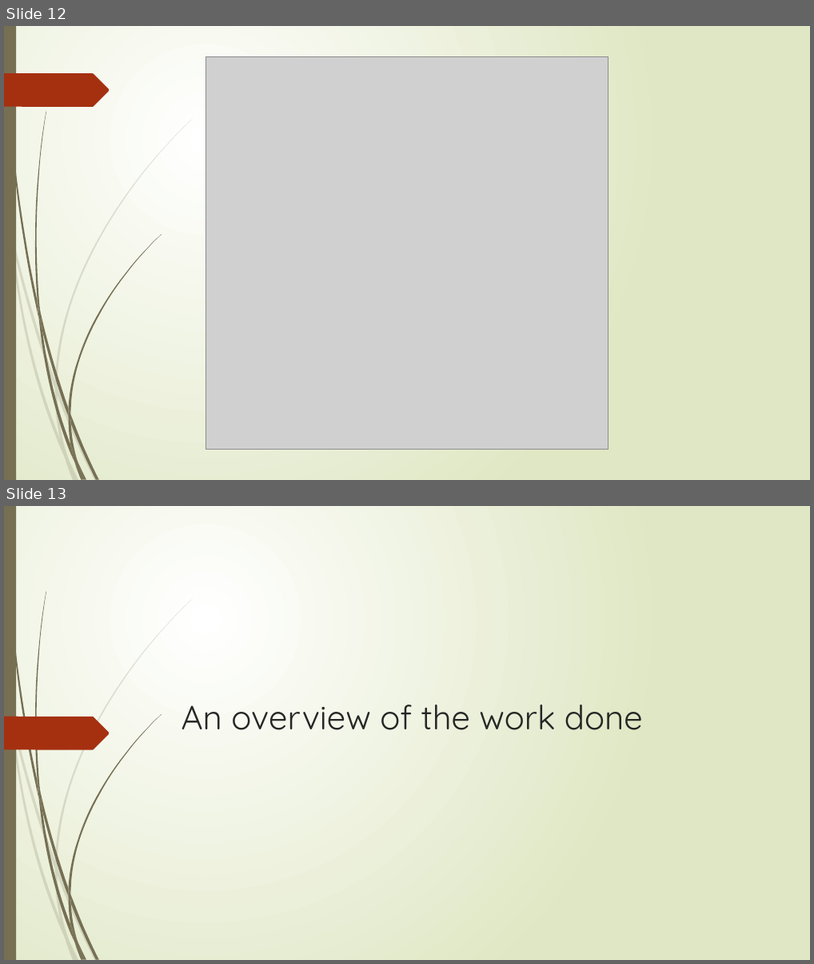
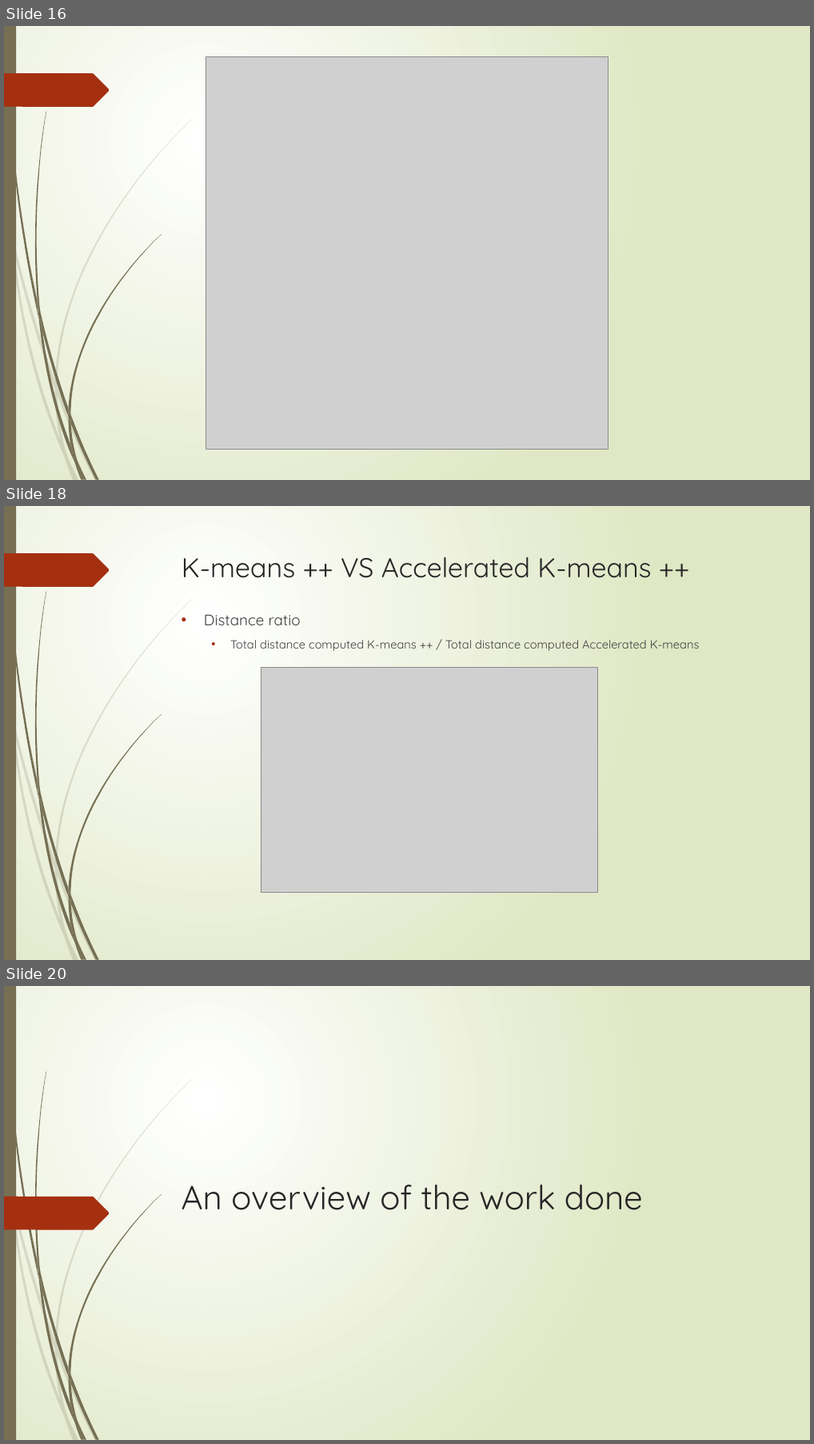
Before and after one commit to hsmmi/Exact-Acceleration-of-K-Means-and-K-Means-parallel, a slide deck: report/spr_final_paper.pptx. Shown one above the other, each under a label of ours: slides 12 and 13 before the commit, slides 16, 18 and 20 after it; the slides between them are not shown. The pictures are 814x964 and 814x1444 pixels, drawn with LibreOffice and Linux fonts; fonts in the diff are those of the drawing; grey boxes stand for pictures. Boxes give left, top, right and bottom in pixels: in the first picture for what was removed or moved away, otherwise in the second. Text is boxed around its words. In the diff, an @@ line names an element or a change of style, - is before the commit and + after.

```diff
--- a/report/spr_final_paper.pptx
+++ b/report/spr_final_paper.pptx
@@ slide 18 added at (4, 506, 810, 960), background gradient #FFFFFF to #DFE8C4; not listed: 24 template elements that a slide beside it also shows @@
@@ title added at (182, 557, 651, 578), 32.4 pt, text #262626 @@
+K-means ++ VS Accelerated K-means ++
@@ text added at (204, 614, 700, 651), 14 pt, text #404040 @@
+• Distance ratio
+  • Total distance computed K-means ++ / Total distance computed Accelerated K-means
@@ picture added at (261, 668, 598, 892) @@
@@ what was slide 12 is now slide 16 @@
@@ what was slide 13 is now slide 20 @@
```
Also in this commit, not shown: 7 slides changed, 7 other slides added.
